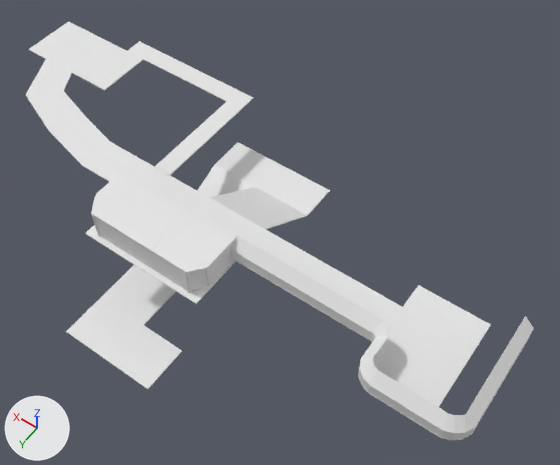
A saved change to the Blender file BlenderModels/Chapter1/Chapter1-1Mesh.blend.
The view is the same before and after, from a 50 mm camera at (-47.8, 41.3, 93.7) aimed at (-8.9, -13.1, 8.1). Every picture has the same lights, and +X, +Y and +Z are marked at lower left.
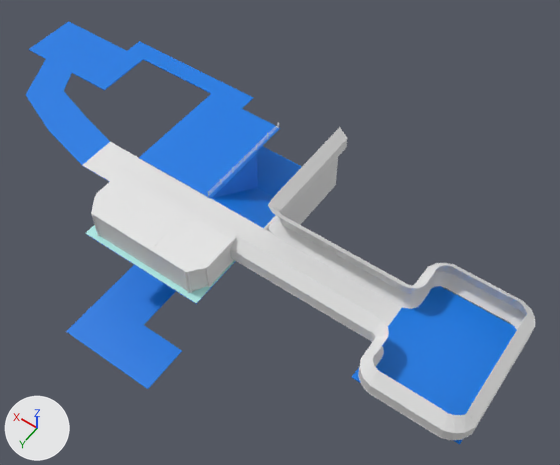
The change, as a diff of the scene's bpy script:
```diff
--- a/BlenderModels/Chapter1/Chapter1-1Mesh.blend.py
+++ b/BlenderModels/Chapter1/Chapter1-1Mesh.blend.py
@@ me_plane @@
 me_plane.from_pydata(...)  # 8 vertices, 6 faces; spans x -1.0..1.0, y -1.0..1.0, z -0.15..0.0
 # used by ob_plane; location = (0.5, 0.4, 12.5); scale = (9.48, 4.33, 1.0)
+# me_plane part 1: all 5 faces centred in x -1.0..1.0, y -1.0..1.0, z -0.15..-0.08 switch from no material to mat_texturetransitionmaterial (blue #007be7)
+# me_plane part 2: the 1 face centred in x 0.0, y 0.0, z 0.0 switches from no material to mat_material_002 (cyan #ace7e4)
+me_plane.materials.append(mat_material_002)  # cyan #ace7e4
@@ me_plane_001 @@
 # used by ob_plane_002; location = (0.5, -6.7, 12.5); scale = (9.48, 2.88, 1.0)
-me_plane_001.from_pydata(...)  # 119 vertices, 114 faces; spans x -4.27..4.61, y -7.83..6.98, z -12.15..0.0
+me_plane_001.from_pydata(...)  # 159 vertices, 152 faces; spans x -4.69..4.61, y -7.83..6.98, z -12.15..0.0
+# me_plane_001 part 3: 34 vertices added at x -4.69..1.37, y -6.79..3.08, z -0.15..0.0
+# me_plane_001 part 4: 6 vertices added at x -1.0..0.84, y -7.22, z -7.58..-7.43
+# me_plane_001 part 5: 98 faces spanning x -4.27..4.61, y -7.83..6.98, z -12.15..0.0 switch from no material to mat_texturetransitionmaterial (blue #007be7)
+me_plane_001.materials.append(mat_ground1)  # white #e7e7e7
@@ me_cube_007 @@
+me_cube_007.from_pydata([(-1.0, 0.07, 0.1), (-1.0, 0.07, 0.99), (-1.0, 0.83, -0.45), (-1.0, 0.83, 0.99), (1.0, 0.07, 0.1), (1.0, 0.07, 0.99), (1.0, 0.83, -0.45), (1.0, 0.83, 0.99)], [], [(0, 1, 3, 2), (2, 3, 7, 6), (6, 7, 5, 4), (4, 5, 1, 0), (2, 6, 4, 0), (7, 3, 1, 5)])
+me_cube_007.materials.append(mat_texturetransitionmaterial)  # blue #007ce7
@@ ob_cube_008 @@
+ob_cube_008 = bpy.data.objects.new('Cube.008', me_cube_004.copy())  # the mesh of ob_cube_004; modifiers ARRAY, ARRAY
+ob_cube_008.location = (0.6, -24.8, 13.3)
+ob_cube_008.scale = (0.0226, 1.38, 0.0531)
@@ ob_cube_007 @@
+ob_cube_007 = bpy.data.objects.new('Cube.007', me_cube_007)
+ob_cube_007.location = (0.4, -21.1, 4.3)
+ob_cube_007.scale = (0.135, 13.8, 8.37)
@@ ob_cube_006 @@
+ob_cube_006 = bpy.data.objects.new('Cube.006', me_cube_006)  # a box spanning x -1.0..1.0, y -0.47..0.85, z 0.08..1.0
+ob_cube_006.location = (-8.9, -21.1, 4.3)
+ob_cube_006.scale = (0.135, 13.8, 8.37)
@@ ob_plane_008 @@
+ob_plane_008 = bpy.data.objects.new('Plane.008', me_plane_011)  # 132 vertices, 130 faces; spans x -34.8..0.9, y -8.1..12.8, z -12.8..8.1
+ob_plane_008.location = (-9.8, -10.1, 16.3)
+ob_plane_008.rotation_euler = (-2.356, 0.0, 0.0)  # degrees (-135, 0, 0)
@@ ob_plane_007 @@
+ob_plane_007 = bpy.data.objects.new('Plane.007', me_plane_010)  # 132 vertices, 130 faces; spans x -34.8..0.9, y -8.1..12.8, z -8.1..12.8
+ob_plane_007.location = (-9.8, -10.1, 13.2)
+ob_plane_007.rotation_euler = (-3.927, 0.0, 0.0)  # degrees (-225, 0, 0)
@@ ob_plane_006 @@
+ob_plane_006 = bpy.data.objects.new('Plane.006', me_plane_009)  # 445 vertices, 218 faces, 1 loose edge; spans x -34.8..0.0, y -1.0..0.9, z -16.8..11.4
+ob_plane_006.location = (-9.8, -10.7, 14.7)
+ob_plane_006.rotation_euler = (-1.571, 0.0, 0.0)  # degrees (-90, 0, 0)
+ob_plane_006.scale = (1.0, 1.05, 1.0)
```

Where the change shows, as pixel boxes [x1, y1, x2, y2] in the pictures (560 x 465 px):
'Plane.002', reshaped (10% taller)
    before: [26, 21, 491, 407]
    after: [26, 21, 517, 445]
'Plane.007', added
    after: [268, 149, 529, 430]
'Plane.008', added
    after: [268, 127, 535, 424]
'Plane.006', added
    after: [278, 140, 535, 431]
'Cube.006', added
    after: [263, 157, 338, 232]
'Cube.007', added (blue)
    after: [210, 153, 258, 198]
'Cube.008', added
    after: [209, 124, 279, 195]
part 1 of me_plane, recoloured
    both: [85, 233, 236, 304]
part 2 of me_plane, recoloured (white to cyan)
    both: [86, 225, 235, 303]
part 3 of me_plane_001, added (blue)
    after: [139, 93, 517, 445]
part 4 of me_plane_001, added
    after: [257, 146, 302, 173]
part 5 of me_plane_001, recoloured (white to blue)
    both: [26, 21, 491, 407]
